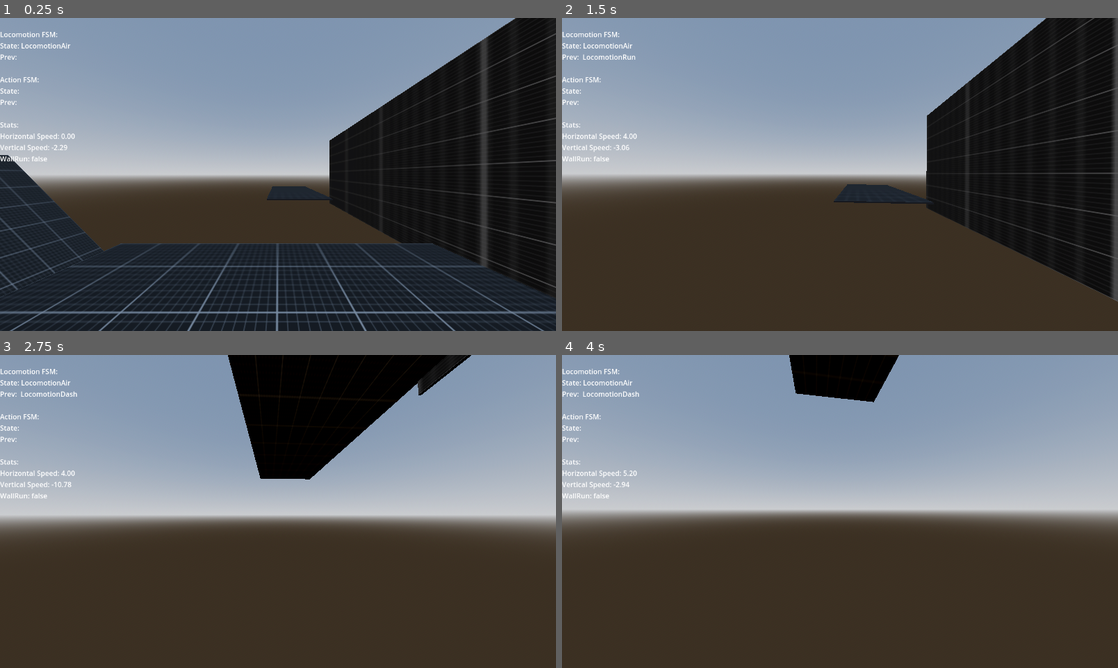
Above: before the commit, frames 1-4 (two rows, left to right).
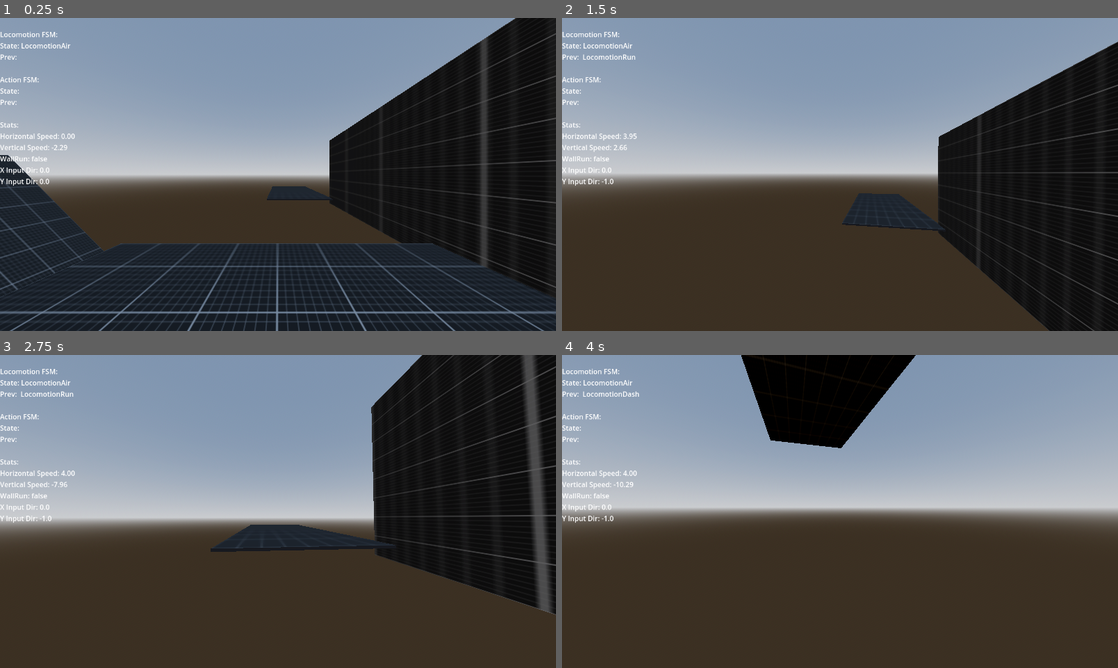
Above: after the commit, the same moments.

Repository: mdnrealdeal/parkour-game
Game: Godot game, scene res://scenes/levels/test_scene.tscn
The game is run twice, just before and just after one commit, with the same random seed, the same clock (stepped at 60 frames per second) and the same inputs.
Inputs (mouse positions are in pixels of both pictures, inside the frame that each line leads up to):
- Up to frame 1 (0.25 s): no input
- Up to frame 2 (1.5 s): tap Enter (ui_accept) at 0.5 s; move the mouse to (867, 174) at 0.52 s; hold W (move_forward) from 0.53 s (still down); tap Shift (dash) at 0.6 s; tap Space (jump) at 0.77, 0.8, 1.07, 1.35 s; move the mouse to (812, 174) at 1.27 s
- Up to frame 3 (2.75 s): keep holding W (move_forward); tap Space (jump) at 1.52, 1.82, 2.3 s; tap Shift (dash) at 1.55 s; move the mouse to (289, 505) at 2.02 s; hold X (crouch) from 2.03 s (still down)
- Up to frame 4 (4 s): keep holding W (move_forward); move the mouse to (834, 517) at 2.77 s; release X (crouch) at 2.78 s; tap Shift (dash) at 2.85, 3.6 s; tap Space (jump) at 3.02, 3.32, 3.77, 3.8 s; move the mouse to (878, 514) at 3.52 s

The runs differ from the first frame. In frame 1, 0.1% of the frame differs, in the area x 0-9%, y 47-54%; in frame 2, 13%; in frame 3, 34%, in the area x 0-100%, y 0-84%; in frame 4, 5.4%.

Commit message:
more reliable wallrun

Diff:
--- a/entities/player/player.tscn
+++ b/entities/player/player.tscn
@@ -15,7 +15,7 @@
 
 [node name="Player" type="CharacterBody3D"]
 script = ExtResource("1_ucweq")
-mouse_sensitivity = 16.0
+mouse_sensitivity = 18
 move_stats = ExtResource("2_8fjmc")
 
 [node name="CollisionShape3D" type="CollisionShape3D" parent="."]
@@ -39,12 +39,23 @@
 [node name="RayRight" type="RayCast3D" parent="Sensors"]
 unique_name_in_owner = true
 transform = Transform3D(1, 0, 0, 0, 1, 0, 0, 0, 1, 0.2, 0, 0)
-target_position = Vector3(0.7, 0, 0)
+target_position = Vector3(0.7, 0, -0.5)
+hit_back_faces = false
+
+[node name="RayBackRight" type="RayCast3D" parent="Sensors"]
+unique_name_in_owner = true
+transform = Transform3D(1, 0, 0, 0, 1, 0, 0, 0, 1, 0.2, 0, 0)
+target_position = Vector3(0.2, 0, 0.8)
 
 [node name="RayLeft" type="RayCast3D" parent="Sensors"]
 unique_name_in_owner = true
 transform = Transform3D(1, 0, 0, 0, 1, 0, 0, 0, 1, -0.2, 0, 0)
-target_position = Vector3(-0.7, 0, 0)
+target_position = Vector3(-0.7, 0, -0.5)
+
+[node name="RayBackLeft" type="RayCast3D" parent="Sensors"]
+unique_name_in_owner = true
+transform = Transform3D(1, 0, 0, 0, 1, 0, 0, 0, 1, -0.2, 0, 0)
+target_position = Vector3(-0.2, 0, 0.8)
 
 [node name="Machines" type="Node" parent="."]
 
--- a/resources/player_movementstats.tres
+++ b/resources/player_movementstats.tres
@@ -8,14 +8,14 @@
 sprint_acceleration = 2.5
 time_before_sprinting = 2.5
 air_acceleration = 6.0
-max_air_jumps = 0
+max_air_jumps = 3
 jump_force = 3.8
 coyote_time_duration = 0.2
 dash_speed = 7.0
 dash_duration = 0.05
-dash_cooldown = 0.5
+dash_cooldown = 1.0
 wallrun_jump_force_forward = 4.0
 wallrun_jump_force_up = 4.0
-wallrun_gravity_mult = 0.25
-wallrun_linger_duration = 0.5
+wallrun_gravity_mult = 0.2
+wallrun_linger_duration = 0.1
 metadata/_custom_type_script = "uid://c83i83xjuj6bl"
--- a/scenes/levels/test_scene.tscn
+++ b/scenes/levels/test_scene.tscn
@@ -22,6 +22,10 @@
 albedo_texture = ExtResource("2_bfhv8")
 texture_filter = 5
 
+[sub_resource type="StandardMaterial3D" id="StandardMaterial3D_ad8uc"]
+albedo_texture = ExtResource("2_bfhv8")
+texture_filter = 0
+
 [node name="scene_root" type="Node3D"]
 
 [node name="WorldEnvironment" type="WorldEnvironment" parent="."]
@@ -29,6 +33,7 @@
 
 [node name="Player" parent="." instance=ExtResource("1_xgkye")]
 transform = Transform3D(-1, 0, -8.742278e-08, 0, 1, 0, 8.742278e-08, 0, -1, -0.014434576, 1.1920929e-07, 0.002583027)
+mouse_sensitivity = 30
 
 [node name="PauseManager" type="Node" parent="."]
 script = ExtResource("1_kljt5")
@@ -62,9 +67,9 @@
 material = SubResource("StandardMaterial3D_kljt5")
 
 [node name="CSGBox3D4" type="CSGBox3D" parent="Level"]
-transform = Transform3D(-4.371139e-08, 1, 0, -1, -4.371139e-08, 0, 0, 0, 1, -5, 1.5, 0)
+transform = Transform3D(-4.371139e-08, 1, 0, -1, -4.371139e-08, 0, 0, 0, 1, -6.45, 1.5000001, 0)
 use_collision = true
-size = Vector3(6, 0.1, 30)
+size = Vector3(6, 3, 30)
 material = SubResource("StandardMaterial3D_kljt5")
 
 [node name="CSGBox3D2" type="CSGBox3D" parent="Level"]
@@ -78,3 +83,11 @@
 use_collision = true
 size = Vector3(5, 0.1, 4)
 material = SubResource("StandardMaterial3D_kljt5")
+
+[node name="CSGCylinder3D" type="CSGCylinder3D" parent="Level"]
+transform = Transform3D(1, 0, 0, 0, 1, 0, 0, 0, 1, 4, 0.5, -26)
+use_collision = true
+radius = 3.0
+height = 5.0
+sides = 40
+material = SubResource("StandardMaterial3D_ad8uc")
--- a/scripts/_FSMs/locoLayer/locomotion_air.gd
+++ b/scripts/_FSMs/locoLayer/locomotion_air.gd
@@ -18,17 +18,20 @@
 	add_child(wallrun_timer)
 
 func enter(previous_state: State = null) -> void:
-	air_jumps_left = actor_ref.move_stats.max_air_jumps
 
 	if previous_state is LocomotionWallrun:
 		wallrun_timer.start(WALLRUN_COOLDOWN)
 	else:
 		wallrun_timer.stop()
 
-	if previous_state is not LocomotionDash and actor_ref.velocity.y <= 0.0:
-		coyote_timer.start(actor_ref.move_stats.coyote_time_duration)
+	if previous_state is LocomotionDash:
+		coyote_timer.stop()
 	else:
-		coyote_timer.stop()
+		air_jumps_left = actor_ref.move_stats.max_air_jumps
+		if actor_ref.velocity.y <= 0.0:
+			coyote_timer.start(actor_ref.move_stats.coyote_time_duration)
+		else:
+			coyote_timer.stop()
 
 func physics_update(delta: float) -> void:
 	actor_ref.velocity.y -= actor_ref.gravity * delta
--- a/scripts/_FSMs/locoLayer/locomotion_run.gd
+++ b/scripts/_FSMs/locoLayer/locomotion_run.gd
@@ -7,7 +7,6 @@
 #endregion
 
 func physics_update(delta: float) -> void:
-	# increment time before sprinting, as long as player is forward
 	if actor_ref.input_dir.y < -SPRINT_STRAFE_THRESHOLD:
 		actor_ref.run_time += delta
 	else:
--- a/scripts/_FSMs/locoLayer/locomotion_wallrun.gd
+++ b/scripts/_FSMs/locoLayer/locomotion_wallrun.gd
@@ -27,6 +27,66 @@
 
 func physics_update(_delta: float) -> void:
 
+	if do_wall_jump(): return
+
+	actor_ref.velocity.y -= (actor_ref.gravity * actor_ref.move_stats.wallrun_gravity_mult) * _delta
+
+	var is_on_wall: bool = false
+	var current_normal: Vector3 = Vector3.ZERO
+
+	if _wall_side == WallSide.RIGHT:
+		if actor_ref.ray_right.is_colliding():
+			is_on_wall = true
+			current_normal = actor_ref.ray_right.get_collision_normal()
+		if actor_ref.ray_back_right.is_colliding():
+			is_on_wall = true
+			current_normal = actor_ref.ray_back_right.get_collision_normal()
+
+	if _wall_side == WallSide.LEFT:
+		if actor_ref.ray_left.is_colliding():
+			is_on_wall = true
+			current_normal = actor_ref.ray_left.get_collision_normal()
+		if actor_ref.ray_back_left.is_colliding():
+			is_on_wall = true
+			current_normal = actor_ref.ray_back_left.get_collision_normal()
+
+	if is_on_wall:
+		_wall_normal = current_normal
+		_linger_timer = 0.0
+	else:
+		_linger_timer += _delta
+		if _linger_timer > actor_ref.move_stats.wallrun_linger_duration:
+			transition_requested.emit(self, LocomotionRun)
+			return
+
+	if actor_ref.is_on_floor():
+		transition_requested.emit(self, LocomotionIdle)
+		return
+
+
+	var input_dir_3d := (
+		(actor_ref.transform.basis * Vector3(actor_ref.input_dir.x, 0,
+		actor_ref.input_dir.y))
+		.normalized()
+		)
+
+	var wallrun_speed := actor_ref.move_stats.wallrun_speed
+	if actor_ref.input_dir.y > 0:
+		wallrun_speed = wallrun_speed * actor_ref.move_stats.wallrun_speed_penalty
+
+	var wall_forward := input_dir_3d.slide(_wall_normal).normalized()
+	var target_velocity := wall_forward * wallrun_speed
+
+	actor_ref.velocity.x = lerp(actor_ref.velocity.x, target_velocity.x,
+	actor_ref.move_stats.acceleration * _delta)
+
+	actor_ref.velocity.z = lerp(actor_ref.velocity.z, target_velocity.z,
+	actor_ref.move_stats.acceleration * _delta)
+
+	if is_on_wall:
+		actor_ref.velocity -= _wall_normal * 0.5
+
+func do_wall_jump() -> bool:
 	if actor_ref.request_to_jump:
 		var look_dir := -actor_ref.head.global_transform.basis.z
 		look_dir.y = 0
@@ -42,46 +102,5 @@
 
 		actor_ref.velocity = jump_velocity
 		transition_requested.emit(self, LocomotionAir)
-		return
-
-	actor_ref.velocity.y -= (actor_ref.gravity * actor_ref.move_stats.wallrun_gravity_mult) * _delta
-
-	var is_on_wall: bool = false
-	if _wall_side == WallSide.RIGHT and actor_ref.ray_right.is_colliding():
-		is_on_wall = true
-		_wall_normal = actor_ref.ray_right.get_collision_normal()
-	elif _wall_side == WallSide.LEFT and actor_ref.ray_left.is_colliding():
-		is_on_wall = true
-		_wall_normal = actor_ref.ray_left.get_collision_normal()
-
-	if is_on_wall:
-		_linger_timer = 0.0
-	else:
-		_linger_timer += _delta
-
-	if _linger_timer > actor_ref.move_stats.wallrun_linger_duration:
-		transition_requested.emit(self, LocomotionAir)
-		return
-
-	if actor_ref.is_on_floor():
-		transition_requested.emit(self, LocomotionIdle)
-		return
-
-
-	# 6. Movement Logic
-	var input_dir_3d := (
-		(actor_ref.transform.basis * Vector3(actor_ref.input_dir.x, 0, actor_ref.input_dir.y))
-		.normalized()
-		)
-
-	var wall_forward := input_dir_3d.slide(_wall_normal).normalized()
-	var target_velocity := wall_forward * actor_ref.move_stats.speed
-
-	actor_ref.velocity.x = lerp(actor_ref.velocity.x, target_velocity.x,
-	actor_ref.move_stats.acceleration * _delta)
-
-	actor_ref.velocity.z = lerp(actor_ref.velocity.z, target_velocity.z,
-	actor_ref.move_stats.acceleration * _delta)
-
-	if is_on_wall:
-		actor_ref.velocity -= _wall_normal * 0.25
+		return true
+	return false
--- a/scripts/actor/actor.gd
+++ b/scripts/actor/actor.gd
@@ -9,7 +9,9 @@
 @onready var collider: CollisionShape3D = %CollisionShape3D
 @onready var gravity: float = ProjectSettings.get_setting("physics/3d/default_gravity")
 @onready var ray_left: RayCast3D = %RayLeft
+@onready var ray_back_left: RayCast3D = %RayBackLeft
 @onready var ray_right: RayCast3D = %RayRight
+@onready var ray_back_right: RayCast3D = %RayBackRight
 #endregion
 
 # Movement stats edited here.
--- a/scripts/misc/movement_stats.gd
+++ b/scripts/misc/movement_stats.gd
@@ -24,8 +24,12 @@
 @export var dash_cooldown: float = 10.0
 
 @export_group("Wallrun")
+@export_subgroup("Wallrun Jump Multipliers", "wallrun_jump")
 @export var wallrun_jump_force_side: float = 6.0
 @export var wallrun_jump_force_forward: float = 6.0
 @export var wallrun_jump_force_up: float = 8.0
+@export_subgroup("Wallrun Misc", "wallrun")
 @export var wallrun_gravity_mult: float = 0.3
 @export var wallrun_linger_duration: float = 0.25
+@export var wallrun_speed: float = 8.0
+@export var wallrun_speed_penalty: float = 0.3
--- a/scripts/player/player.gd
+++ b/scripts/player/player.gd
@@ -1,7 +1,7 @@
 class_name Player
 extends Actor
 
-@export var mouse_sensitivity: float = 30
+@export_range(0, 100, 1) var mouse_sensitivity: int = 30
 const SENS_MODIFIER = 0.0001
 
 func _ready() -> void:
--- a/scripts/ui/_debug/label_state_display.gd
+++ b/scripts/ui/_debug/label_state_display.gd
@@ -58,6 +58,9 @@
 	var h_vel := Vector2(actor.velocity.x, actor.velocity.z).length()
 	var v_vel := actor.velocity.y
 
+	var inputdir_x := actor.input_dir.x
+	var inputdir_y := actor.input_dir.y
+
 	text = """
 	Locomotion FSM:
 	State: %s
@@ -71,9 +74,12 @@
 	Horizontal Speed: %.2f
 	Vertical Speed: %.2f
 	WallRun: %s
+	X Input Dir: %s
+	Y Input Dir: %s
 	""" % [
 		loco_current, loco_prev,
 		action_current, action_prev,
 		h_vel, v_vel,
-		str(actor.is_wall_running)
+		str(actor.is_wall_running),
+		inputdir_x, inputdir_y
 	]
Not shown: 1 places in scenes/levels/test_scene.tscn that only renumber resources
